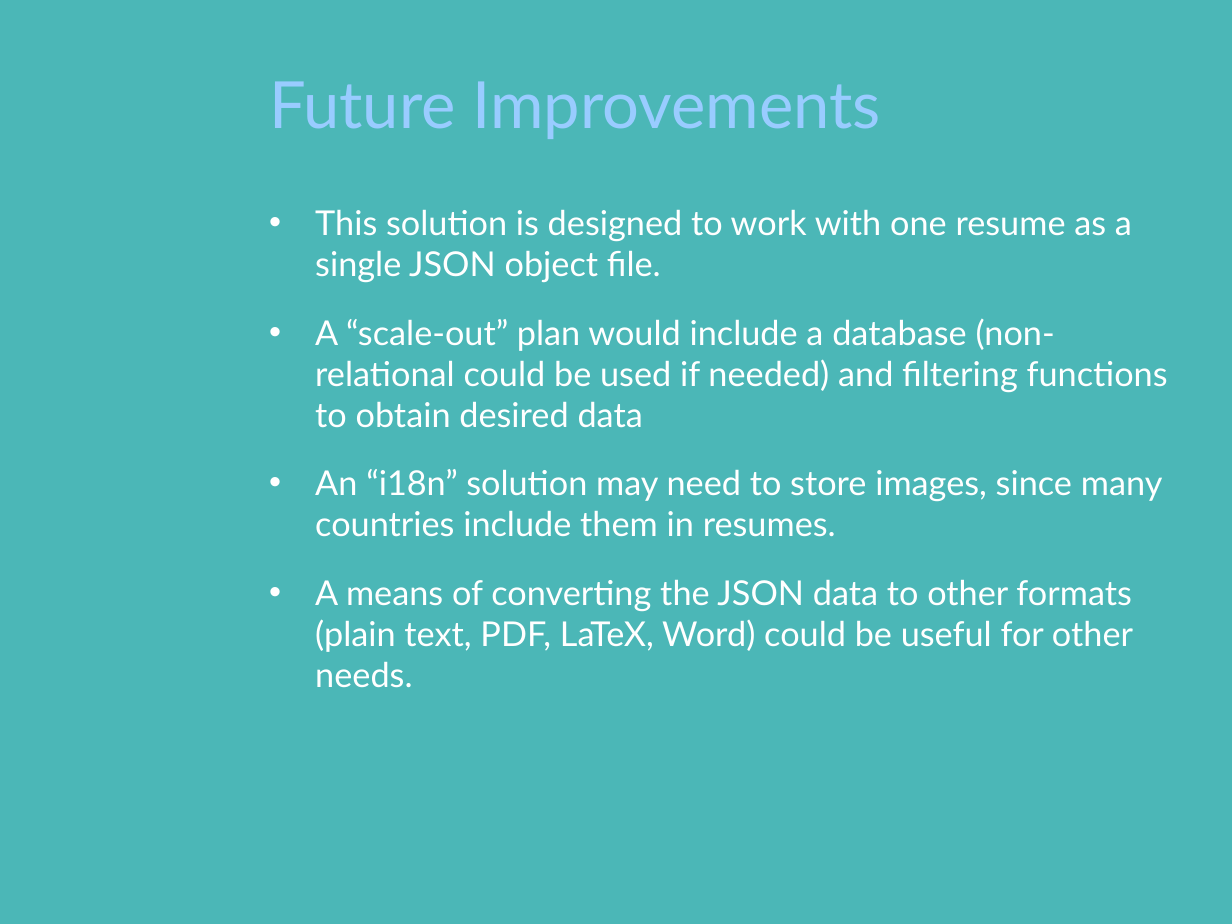
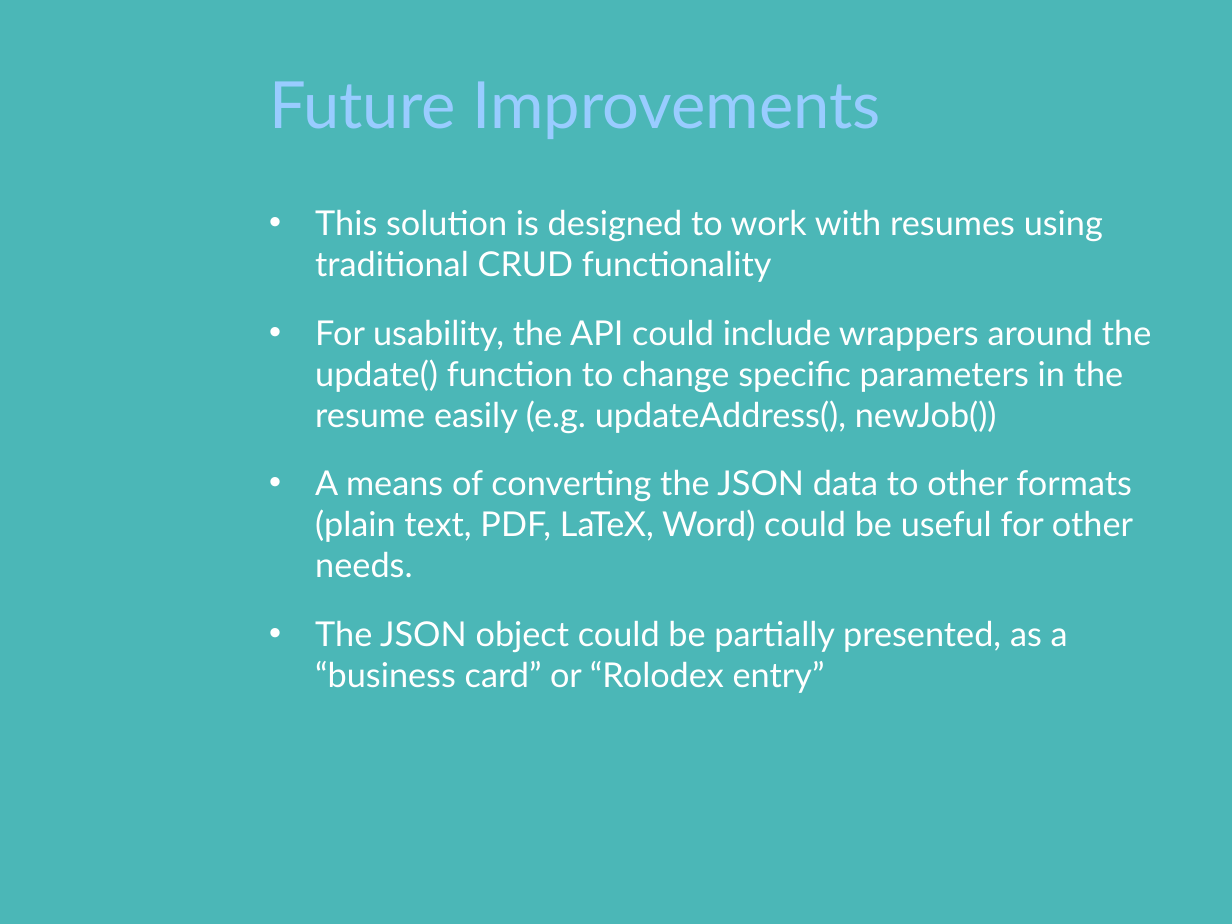
Before and after one commit to AdamPippert/ResumeAsAnAPI, a slide deck: slide 6 of ResumeAsAnAPI.pptx. Drawn at 1232x924 pixels with LibreOffice and Linux fonts; fonts in the diff are those of the drawing; background and template pictures are left out. Boxes give left, top, right and bottom in pixels: in the first picture for what was removed or moved away, otherwise in the second. Text is boxed around its words. In the diff, an @@ line names an element or a change of style, - is before the commit and + after.

Commit message:
PowerPoint presentation updated for current solution

```diff
--- a/ResumeAsAnAPI.pptx
+++ b/ResumeAsAnAPI.pptx
@@ text at [315, 209, 1151, 433]: text changed @@
-• This solution is designed to work with one resume as a single JSON object file.
-• A “scale-out” plan would include a database (non-relational could be used if needed) and filtering functions to obtain desired data
-• An “i18n” solution may need to store images, since many countries include them in resumes.
+• This solution is designed to work with resumes using traditional CRUD functionality
+• For usability, the API could include wrappers around the update() function to change specific parameters in the resume easily (e.g. updateAddress(), newJob())
@@ text at [315, 620, 1068, 693]: paragraph added @@
+• The JSON object could be partially presented, as a “business card” or “Rolodex entry”
```
Also in this commit, not shown: 2 other slides changed.
